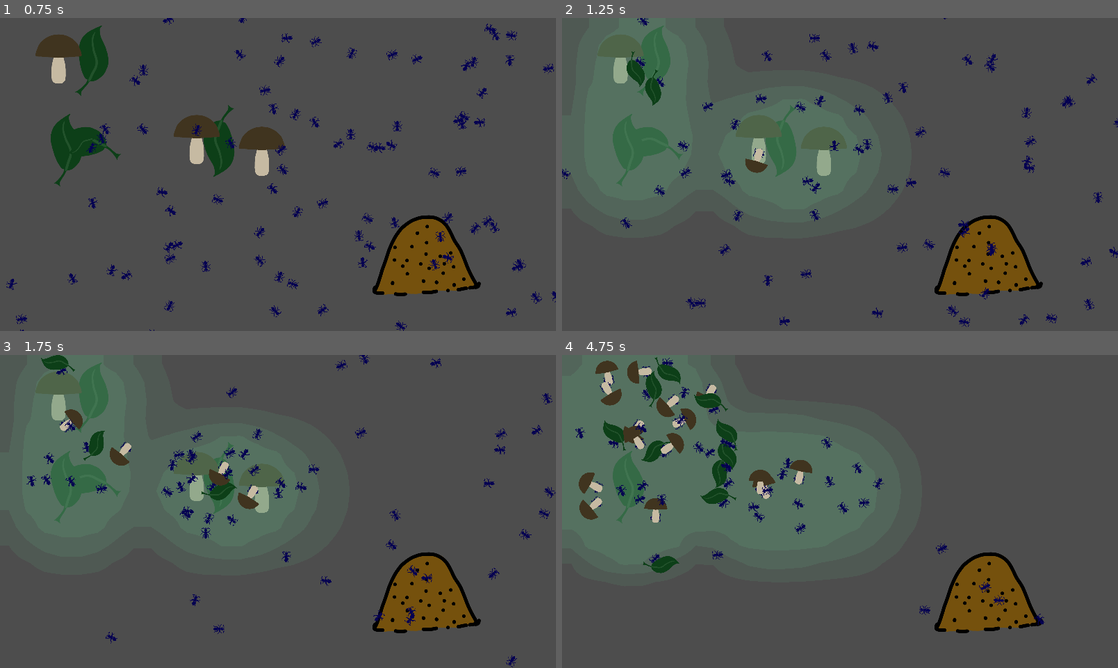
Above: before the commit, frames 1-4 (two rows, left to right).
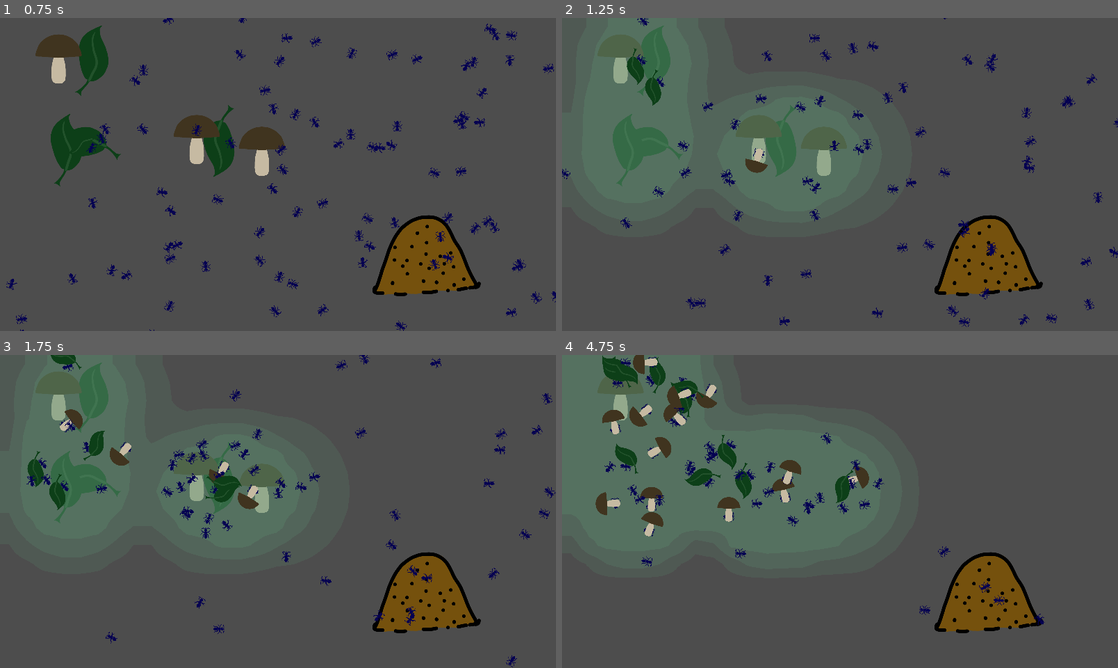
Above: after the commit, the same moments.

Repository: allemansratten/AntColonyTycoonDeluxe
Game: Godot game, scene res://game.tscn
Two runs of this game, one before a commit and one after it. Both use one fixed random seed, a clock stepped at 60 frames per second and the inputs below.
Inputs (mouse positions are in pixels of both pictures, inside the frame that each line leads up to):
- Up to frame 1 (0.75 s): move the mouse to (400, 158) at 0.52 s; click (400, 158) at 0.67 s
- Up to frame 2 (1.25 s): no input
- Up to frame 3 (1.75 s): move the mouse to (166, 527) at 1.27 s; click (166, 527) at 1.42 s
- Up to frame 4 (4.75 s): move the mouse to (895, 442) at 2.02 s; click (895, 442) at 2.17 s; move the mouse to (812, 574) at 2.77 s; click (812, 574) at 2.92 s; move the mouse to (1006, 558) at 3.52 s; click (1006, 558) at 3.67 s; move the mouse to (673, 464) at 4.27 s; click (673, 464) at 4.42 s

Frame 1 is identical in both runs. In frame 2, 0.2% of the frame differs, in the area x 11-55%, y 9-58%; in frame 3, 1.3%; in frame 4, 8.1%, in the area x 2-70%, y 0-70%.

Commit message:
Make pheromone layer decay smoothly

Diff:
--- a/pheromone_layer.gd
+++ b/pheromone_layer.gd
@@ -1,9 +1,11 @@
 extends ColorRect
+
+const BLUR_SPEED = 0.1
+const DECAY_SPEED = 0.03
 
 @export var grid_size_coef: int = 2
 @export var grid_size = Vector2(16 * grid_size_coef, 9 * grid_size_coef)
 @export var overlay_color: Color = Color(1, 0, 0, 0.5)
-@export var decay_rate = 0.02 # Decay by 1%
 
 var grid_data = []
 var is_drawing = false # To track if the user is currently drawing
@@ -27,8 +29,6 @@
 	get_tree().root.connect("size_changed", Callable(self, "update_shader"))
 
 	update_shader()
-	$DecayTimer.connect("timeout", Callable(self, "decay_grid"))
-	$DecayTimer.start()
 
 	connect_pheromone_emitters()
 
@@ -137,7 +137,7 @@
 		draw_pheromone_at_mouse(event.position)
 
 
-func decay_grid():
+func decay_grid(delta: float):
 	var new_grid = []
 
 	# Softer 3x3 Gaussian kernel for a very soft blur
@@ -168,10 +168,21 @@
 
 			# Calculate the blurred value and apply decay
 			var blurred_value = sum # No need to divide by kernel sum since it is already normalized
-			new_grid[y].append(max(0, blurred_value * (1 - decay_rate))) # Apply decay
+			new_grid[y].append(blurred_value)
 
 	# Replace the old grid with the new one
-	grid_data = new_grid
+	var blur_coef: float = 1.0 - (1.0 - BLUR_SPEED) ** delta
+	for y in range(int(grid_size.y)):
+		for x in range(int(grid_size.x)):
+			grid_data[y][x] = lerp(grid_data[y][x], new_grid[y][x], blur_coef)
+
+	var decay_coef: float = (1.0 - DECAY_SPEED) ** delta
+	for y in range(int(grid_size.y)):
+		for x in range(int(grid_size.x)):
+			grid_data[y][x] = max(0.0, grid_data[y][x] * decay_coef)
 
 	# Update the shader with the new grid
 	update_shader()
+
+func _process(delta: float) -> void:
+	decay_grid(delta)
--- a/pheromone_layer.tscn
+++ b/pheromone_layer.tscn
@@ -7,6 +7,3 @@
 offset_bottom = 40.0
 script = ExtResource("1_fq7nw")
 overlay_color = Color(0.368627, 0.592157, 0.458824, 0.494118)
-
-[node name="DecayTimer" type="Timer" parent="."]
-autostart = true
